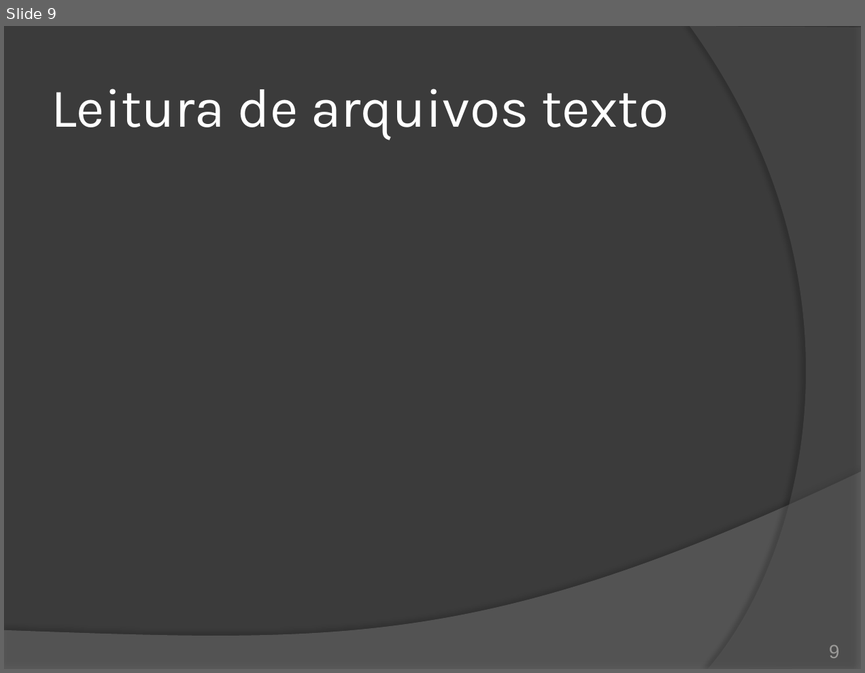
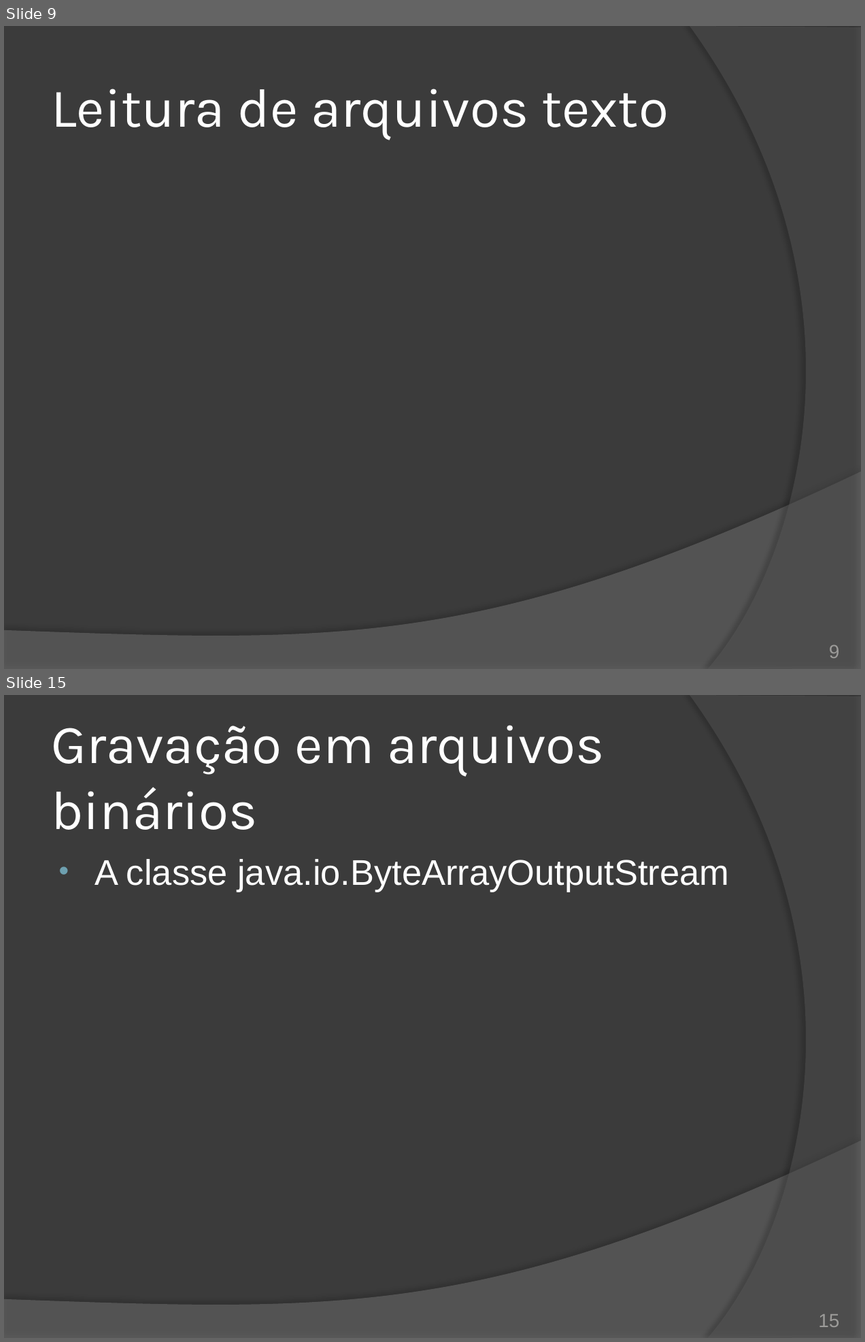
Before and after one commit to duchesqui/slzvieira-training, a slide deck: 2-Java-Programmer-Modulo-II/16.Capitulo10.pptx. Shown one above the other, each under a label of ours: slide 9 before the commit, slides 9 and 15 after it; the slides between them are not shown. The pictures are 865x673 and 865x1342 pixels, drawn with LibreOffice and Linux fonts; fonts in the diff are those of the drawing. Boxes give left, top, right and bottom in pixels: in the first picture for what was removed or moved away, otherwise in the second. Text is boxed around its words. In the diff, an @@ line names an element or a change of style, - is before the commit and + after.

Commit message:
Capítulo 10: Java I/O - Organização de tópicos.

```diff
--- a/2-Java-Programmer-Modulo-II/16.Capitulo10.pptx
+++ b/2-Java-Programmer-Modulo-II/16.Capitulo10.pptx
@@ slide 15 added at [4, 695, 861, 1338], background #3B3B3B; not listed: 2 template elements that a slide beside it also shows @@
@@ title added at [51, 725, 604, 830], 46 pt, text #FFFFFF @@
+Gravação em arquivos binários
@@ text added at [94, 859, 729, 892], 30 pt, text #FFFFFF @@
+• A classe java.io.ByteArrayOutputStream
@@ page number added at [818, 1314, 839, 1327], 16 pt, text #9D9B9A @@
+15
```
Also in this commit, not shown: 1 slide changed, 16 other slides added, 9 slides removed.
